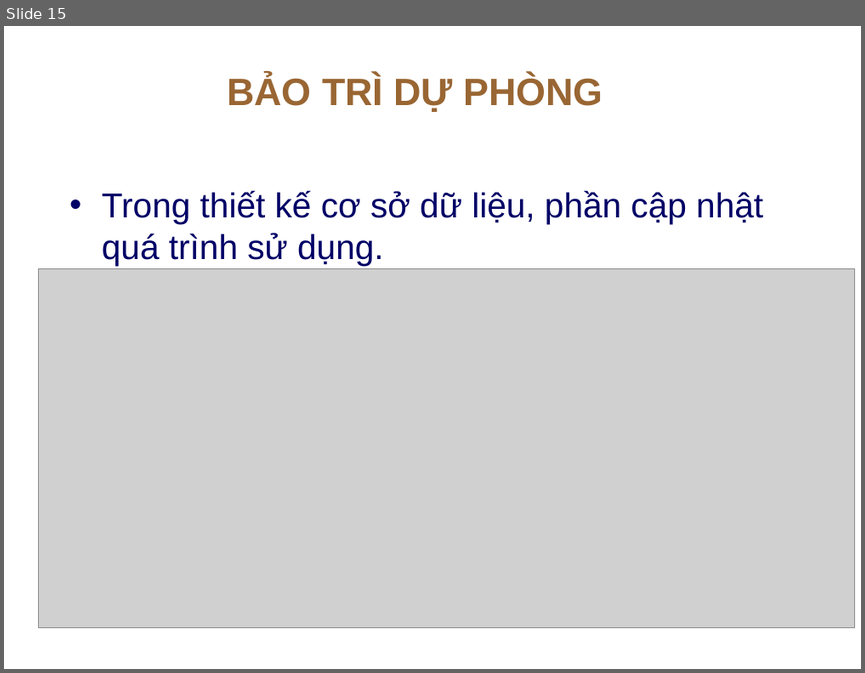
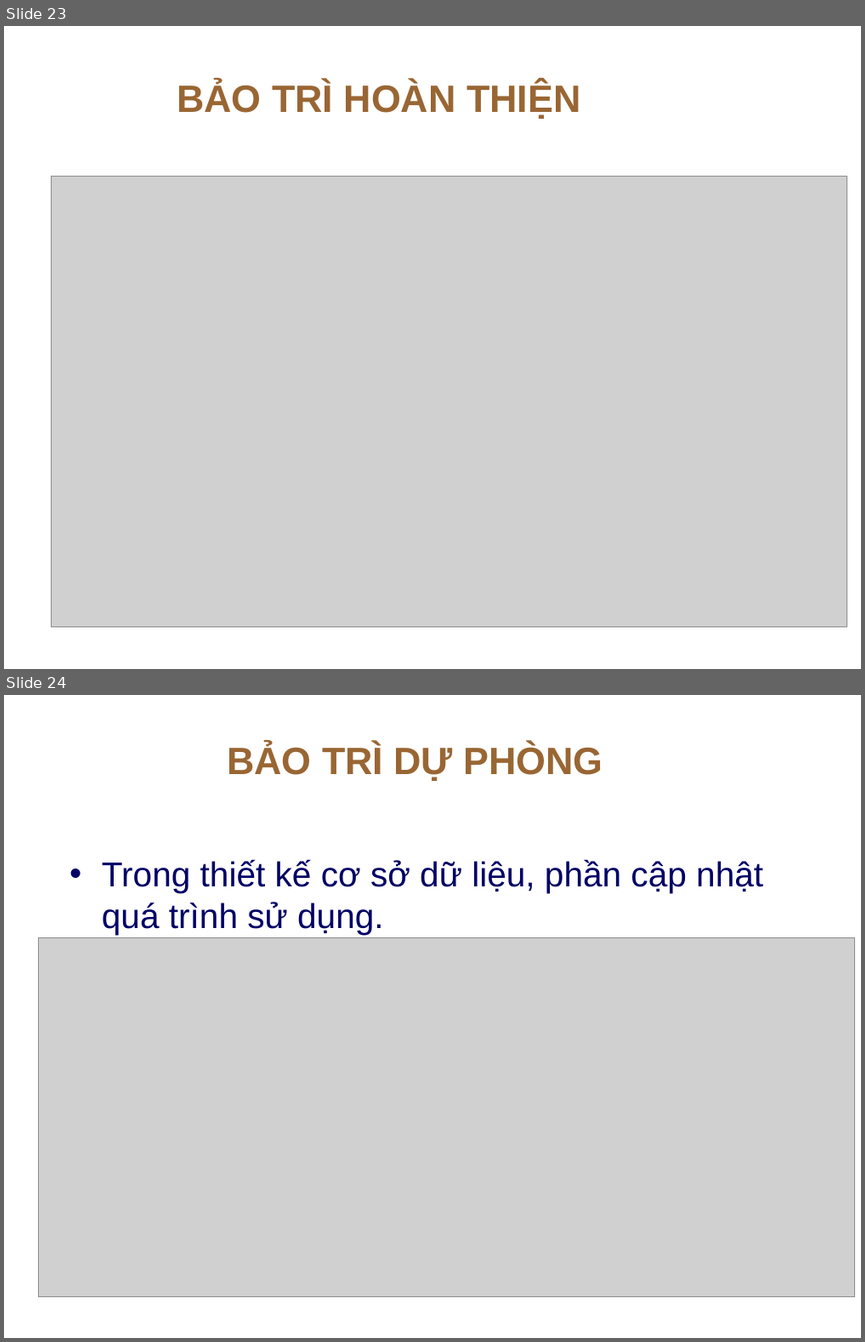
Before and after one commit to thanhphi0127/manager-configuration, a slide deck: doc/baitapso2/BAOTRI_BAITAP2.ppt. Shown one above the other, each under a label of ours: slide 15 before the commit, slides 23 and 24 after it. The pictures are 865x673 and 865x1342 pixels, drawn with LibreOffice and Linux fonts; fonts in the diff are those of the drawing; grey boxes stand for pictures; background and template pictures are left out. Boxes give left, top, right and bottom in pixels: in the first picture for what was removed or moved away, otherwise in the second. Text is boxed around its words. In the diff, an @@ line names an element or a change of style, - is before the commit and + after.

```diff
--- a/doc/baitapso2/BAOTRI_BAITAP2.ppt
+++ b/doc/baitapso2/BAOTRI_BAITAP2.ppt
@@ slide 23 added at (4,26,861,669), background picture (left out) @@
@@ title added at (177,82,580,119), 32 pt, text #996633, bold @@
+BẢO TRÌ HOÀN THIỆN
@@ picture added at (51,176,846,627) @@
@@ what was slide 15 is now slide 24 @@
```
Also in this commit, not shown: 3 slides changed, 10 other slides added, 2 slides removed.
